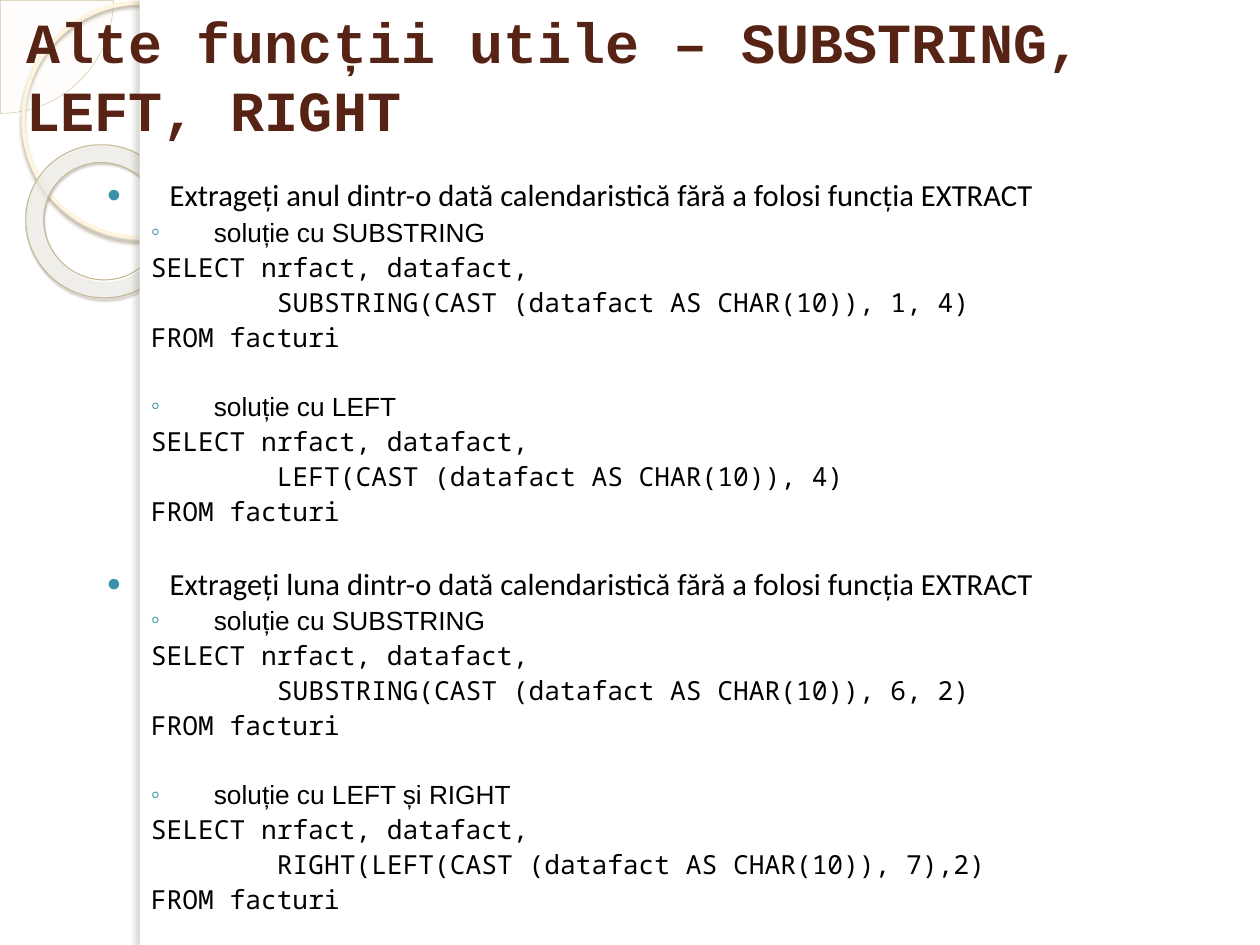
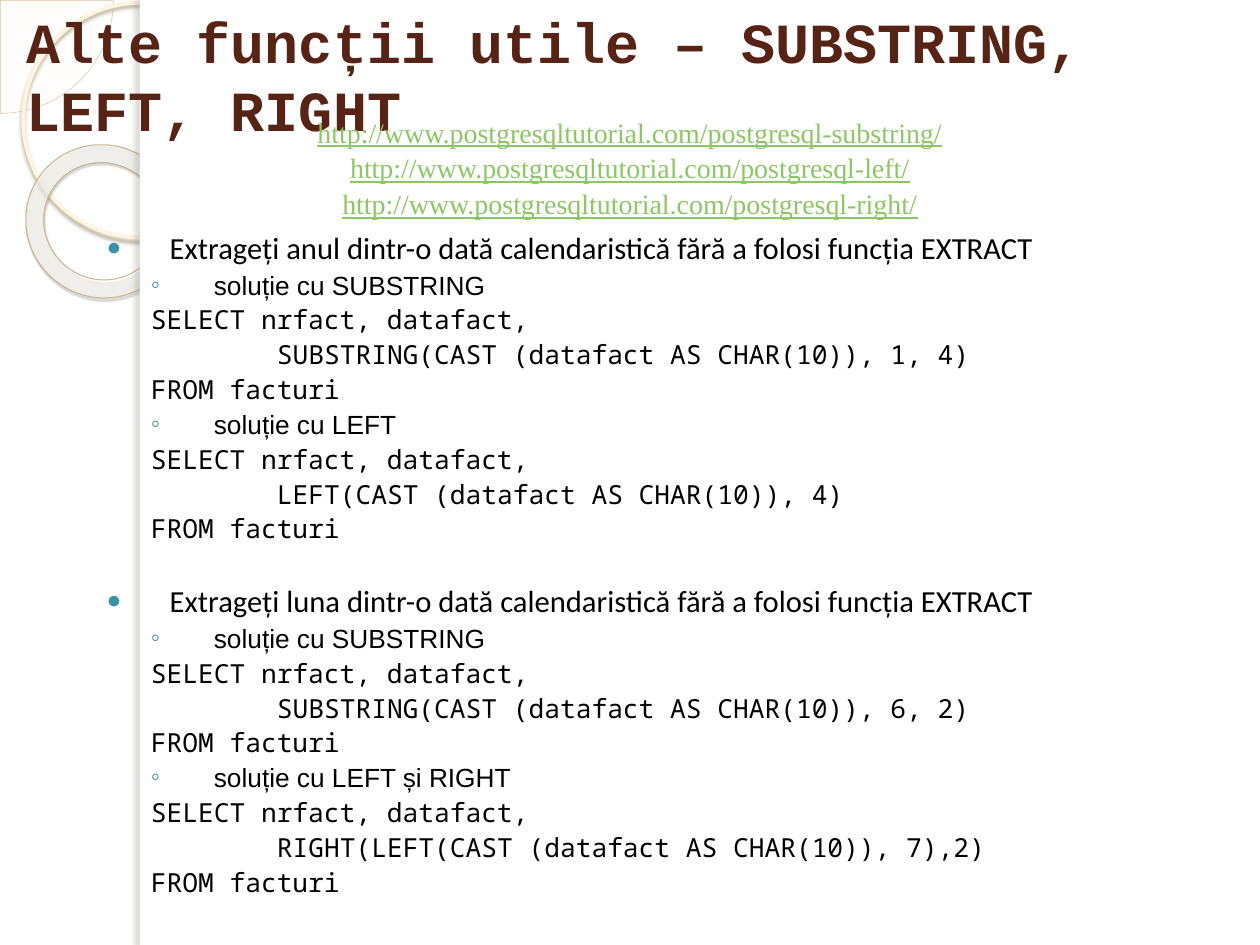
Before and after one commit to marinfotache/Baze-de-date-I, a slide deck: slide 65 of 11-13_SQL_Interogari - elemente de baza/12_SQL3_SELECT_Expresii si predicate.pptx (slide 63 before the commit). Drawn at 1260x945 pixels with LibreOffice and Linux fonts; fonts in the diff are those of the drawing; background and template pictures are left out. Boxes give left, top, right and bottom in pixels: in the first picture for what was removed or moved away, otherwise in the second. Text is boxed around its words. In the diff, an @@ line names an element or a change of style, - is before the commit and + after.

```diff
--- a/11-13_SQL_Interogari - elemente de baza/12_SQL3_SELECT_Expresii si predicate.pptx
+++ b/11-13_SQL_Interogari - elemente de baza/12_SQL3_SELECT_Expresii si predicate.pptx
@@ text added at (317,121,941,220), 16 pt, text #8DC765, underline @@
+http://www.postgresqltutorial.com/postgresql-substring/
+http://www.postgresqltutorial.com/postgresql-left/
+http://www.postgresqltutorial.com/postgresql-right/
@@ text "Extrageți anul dintr-o dată calendaristică ..." rewrapped from (151,184,1032,910) to (151,237,1032,893) @@
```
Also in this commit, not shown: 14 other slides changed, 2 slides added.
